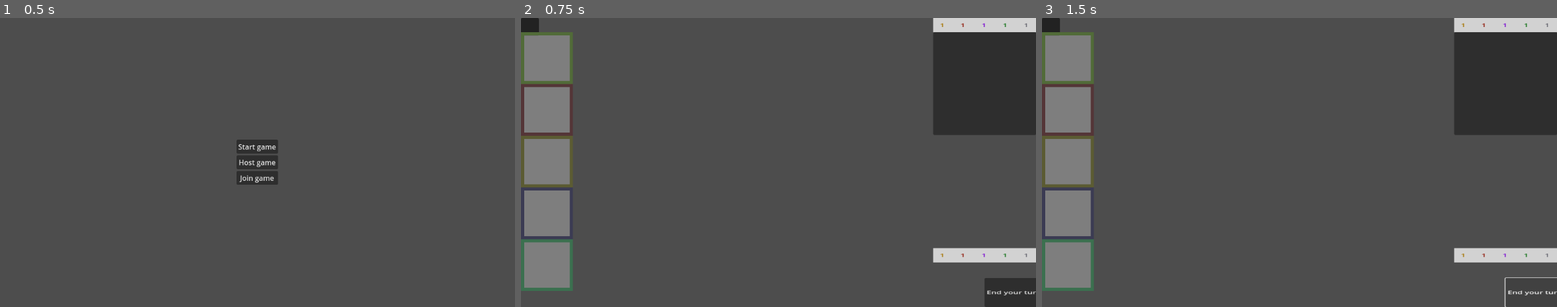
Above: before the commit, frames 1-3 (left to right).
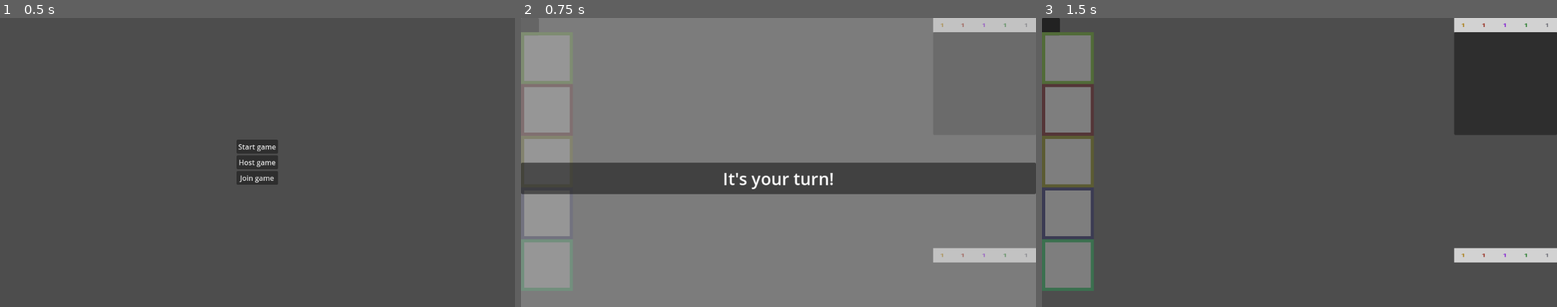
Above: after the commit, the same moments.

Repository: EVKoene/fiber
Game: Godot game, scene res://MainMenu.tscn
The game is run twice, just before and just after one commit, with the same random seed, the same clock (stepped at 60 frames per second) and the same inputs.
Inputs (mouse positions are in pixels of both pictures, inside the frame that each line leads up to):
- Up to frame 1 (0.5 s): no input
- Up to frame 2 (0.75 s): click "Start game" at 0.5 s
- Up to frame 3 (1.5 s): click (1536, 292) at 1.25 s, where only the run before the commit has a clickable "End your turn!"

Frame 1 is identical in both runs. In frame 2, 82% of the frame differs, in the area x 0-100%, y 0-100%; in frame 3, 0.1%.
Error before the commit: Out of bounds get index '0' (on base: 'Dictionary') (res://map/BattleMap.gd:26)
Error after the commit: Out of bounds get index '0' (on base: 'Dictionary') (res://map/BattleMap.gd:47)

Commit message:
Add turns

Diff:
--- a/card/CardInPlay.gd
+++ b/card/CardInPlay.gd
@@ -33,6 +33,7 @@
 var max_font: int
 
 func _ready():
+	GameManager.cards_in_play[card_owner_id].append(self)
 	_load_card_properties()
 	_create_battle_stats()
 	_create_costs()
@@ -47,7 +48,7 @@
 	GameManager.ps_column_row[column][row].card_in_this_play_space = self
 
 
-func refresh_card():
+func refresh():
 	modulate = Color(1, 1, 1, 1)
 	exhausted = false
 
@@ -63,7 +64,7 @@
 
 
 func reset_card_stats():
-	refresh_card()
+	refresh()
 	_load_card_properties()
 	update_stats()
 
@@ -71,9 +72,18 @@
 func resolve_damage(damage) -> void:
 	if damage > 0:
 		shake()
+	if !GameManager.is_server:
+		return
+
 	battle_stats.change_health(-damage, -1)
-	# TODO: Add code to destroy card when health <= 0
 	update_stats()
+	if health < 0:
+		destroy()
+
+
+func destroy() -> void:
+	GameManager.cards_in_play[card_owner_id].erase(self)
+	queue_free()
 
 
 func shake() -> void:
--- a/card/DragNode.gd
+++ b/card/DragNode.gd
@@ -8,7 +8,7 @@
 
 
 func _get_drag_data(at_position: Vector2) -> CardInHand:
-	if card_owner_id != GameManager.player_id or !card_in_hand.can_pay_costs:
+	if !can_play_card_now():
 		return null
 
 	var card_preview: TextureRect = TextureRect.new()
@@ -20,3 +20,16 @@
 	set_drag_preview(card_preview)
 
 	return card_in_hand
+
+
+func can_play_card_now() -> bool:
+	if card_owner_id != GameManager.player_id:
+		return false
+	if !card_in_hand.can_pay_costs:
+		return false
+	if !GameManager.turn_manager.turn_actions_enabled:
+		return false
+	if GameManager.turn_manager.turn_owner_id != GameManager.player_id:
+		return false
+
+	return true
--- a/manager/GameManager.gd
+++ b/manager/GameManager.gd
@@ -5,10 +5,16 @@
 var p2_id: int
 var p1: Player
 var p2: Player
+
 var battle_map
 var resource_spaces := []
+var turn_manager: TurnManager
+
+# is_player_1 should always be the same as is_server, because the server will start the game and be
+# made player 1. For purposes of matching player_id for example I think it's cleaner to have them
+# be seperate values.
 var is_player_1 := false
-var player_id: int
+var player_id: int  # The player's own id
 var is_server := false
 
 var ps_column_row := {}
@@ -20,10 +26,10 @@
 
 var starting_draw: int = 3
 
-# cards_in_hand contains the two player ids as keys with an array containing all the the current
-# CardInHand nodes beloning to them.
+# cards_in_hand and cards_in_play contain the two player ids as keys with an array containing all
+# the the current card nodes beloning to them.
 var cards_in_hand := {}
-var turn_count := 0
+var cards_in_play := {}
 
 
 func player_from_id(p_id: int) -> Player:
@@ -39,6 +45,13 @@
 	return p
 
 
+func opposing_player_id(p_id: int) -> int:
+	if p_id == p1_id:
+		return p2_id
+	else:
+		return p1_id
+
+
 @rpc("call_local")
 func remove_card_from_hand(p_id: int, hand_index: int) -> void:
 	GameManager.cards_in_hand[p_id].remove_at(hand_index)
--- /dev/null
+++ b/manager/TurnManager.gd
@@ -0,0 +1,68 @@
+extends Node
+
+# This needs to be a scene instead of just a script because we need to export a number of vars
+# so both players can access them. Another option would be to put them in in the BattleMap scene
+# for example, but I prefer this for now.
+
+class_name TurnManager
+
+
+enum turn_stages { CARD_PLAYS, END_TURN, START_TURN }
+
+@export var turn_count := 0
+@export var turn_owner_id: int
+@export var turn_stage: int
+# Turn actions should be disabled whenever we don't want te player to be able to make a move,
+# basically whenever we're handling consequences of actions such as playing a card or starting the
+# turn
+@export var turn_actions_enabled := false
+@export var starting_turn_player_id: int
+
+
+func _ready():
+	GameManager.turn_manager = self
+
+
+@rpc("call_local")
+func show_start_turn_text() -> void:
+	GameManager.battle_map.show_text("It's your turn!")
+
+
+@rpc("any_peer", "call_local")
+func start_turn(player_id: int) -> void:
+	starting_turn_player_id = -1
+	turn_stage = turn_stages.START_TURN
+	turn_owner_id = player_id
+	var player := GameManager.player_from_id(player_id)
+	player.resources.refresh()
+	for c in GameManager.cards_in_play[player_id]:
+		c.refresh()
+	show_end_turn_button.rpc_id(player_id)
+	turn_actions_enabled = true
+
+
+@rpc("any_peer", "call_local")
+func end_turn(player_id: int) -> void:
+	assert(
+		GameManager.is_server,
+		str(
+			"Turn functions should only be executed by server. Was instead executed by player with
+			player_id ", player_id)
+	)
+
+	turn_actions_enabled = false
+	turn_stage = turn_stages.END_TURN
+	hide_end_turn_button.rpc_id(player_id)
+	var next_player_id: int = GameManager.opposing_player_id(player_id)
+	starting_turn_player_id = next_player_id
+	show_start_turn_text.rpc_id(next_player_id)
+
+
+@rpc("call_local")
+func show_end_turn_button() -> void:
+	GameManager.battle_map.end_turn_button.show()
+
+
+@rpc("call_local")
+func hide_end_turn_button() -> void:
+	GameManager.battle_map.end_turn_button.hide()
--- /dev/null
+++ b/manager/TurnManager.tscn
@@ -0,0 +1,26 @@
+[gd_scene load_steps=3 format=3 uid="uid://eljs0wtt2j78"]
+
+[ext_resource type="Script" path="res://manager/TurnManager.gd" id="1_rv2oc"]
+
+[sub_resource type="SceneReplicationConfig" id="SceneReplicationConfig_wadpw"]
+properties/0/path = NodePath(".:turn_count")
+properties/0/spawn = true
+properties/0/replication_mode = 1
+properties/1/path = NodePath(".:turn_owner_id")
+properties/1/spawn = true
+properties/1/replication_mode = 1
+properties/2/path = NodePath(".:turn_stage")
+properties/2/spawn = true
+properties/2/replication_mode = 1
+properties/3/path = NodePath(".:turn_actions_enabled")
+properties/3/spawn = true
+properties/3/replication_mode = 1
+properties/4/path = NodePath(".:starting_turn_player_id")
+properties/4/spawn = true
+properties/4/replication_mode = 1
+
+[node name="TurnManager" type="Node"]
+script = ExtResource("1_rv2oc")
+
+[node name="MultiplayerSynchronizer" type="MultiplayerSynchronizer" parent="."]
+replication_config = SubResource("SceneReplicationConfig_wadpw")
--- a/map/BattleMap.gd
+++ b/map/BattleMap.gd
@@ -3,23 +3,44 @@
 @onready var play_space_scene: PackedScene = preload("res://map/PlaySpace.tscn")
 @onready var card_scene: PackedScene = preload("res://card/CardInPlay.tscn")
 @onready var resource_bar_scene: PackedScene = preload("res://player/ResourceBar.tscn")
+@onready var turn_manager_scene: PackedScene = preload("res://manager/TurnManager.tscn")
+
 
 var map = MapDatabase.maps.BASE_MAP
 var map_data = MapDatabase.map_data[map]
+var end_turn_button: Button
+var instruction_container: PanelContainer
+var text_box: Panel
 
 
 func _ready():
+	GameManager.battle_map = self
 	_add_spawnable_scenes()
 	_create_battle_map()
 	_set_zoom_preview_position_and_size()
 	_set_end_turn_button()
 	_set_resource_bars_position_and_size()
-	GameManager.cards_in_hand[GameManager.p1_id] = []
-	GameManager.cards_in_hand[GameManager.p2_id] = []
+	_set_text_containers()
+	_set_cards_in_play_and_hand_dicts()
 	if multiplayer.is_server():
 		GameManager.is_server = true
-		GameManager.battle_map = self
+		_add_turn_managers()
 		_add_players()
+		_start_first_turn()
+
+
+func show_text(text_to_show: String) -> void:
+	$TextBox/Panel/Label.text = text_to_show
+	$TextBox.show()
+
+
+func _start_first_turn() -> void:
+	var first_player_id = [GameManager.p1_id, GameManager.p2_id].pick_random()
+	GameManager.turn_manager.hide_end_turn_button.rpc_id(
+		GameManager.opposing_player_id(first_player_id)
+	)
+	GameManager.turn_manager.starting_turn_player_id = first_player_id
+	GameManager.turn_manager.show_start_turn_text.rpc_id(first_player_id)
 
 
 func _add_players() -> void:
@@ -29,10 +50,16 @@
 	add_child(GameManager.p2)
 
 
+func _add_turn_managers() -> void:
+	var turn_manager = turn_manager_scene.instantiate()
+	add_child(turn_manager, true)
+
+
 func _add_spawnable_scenes() -> void:
 	$MultiplayerSpawner.add_spawnable_scene("res://map/PlaySpace.tscn")
 	$MultiplayerSpawner.add_spawnable_scene("res://card/CardInPlay.tscn")
 	$MultiplayerSpawner.add_spawnable_scene("res://card/CardInHand.tscn")
+	$MultiplayerSpawner.add_spawnable_scene("res://manager/TurnManager.tscn")
 
 
 func _create_battle_map() -> void:
@@ -104,6 +131,7 @@
 	$EndTurnButton.position.y = MapSettings.total_screen.y - MapSettings.total_screen.y / 10
 	MapSettings.end_turn_button_size = $EndTurnButton.size
 	$EndTurnButton.text = "End your turn!"
+	end_turn_button = $EndTurnButton
 
 
 func _set_zoom_preview_position_and_size() -> void:
@@ -145,3 +173,34 @@
 	GameManager.resource_bar_p2 = rb_2
 	add_child(rb_1)
 	add_child(rb_2)
+
+
+func _set_text_containers() -> void:
+	$InstructionContainer.scale.x *= (MapSettings.play_space_size.x * 2) / $InstructionContainer.size.x
+	$InstructionContainer.scale.y *= (MapSettings.total_screen.y / 5) / $InstructionContainer.size.y
+	$InstructionContainer.position.x = MapSettings.total_screen.x - MapSettings.play_space_size.x * 2
+	$InstructionContainer.position.y = MapSettings.total_screen.y * 0.6
+	instruction_container = $InstructionContainer
+
+	$TextBox.scale *= MapSettings.total_screen / $TextBox.size
+	text_box = $TextBox
+
+
+func _set_cards_in_play_and_hand_dicts() -> void:
+	GameManager.cards_in_hand[GameManager.p1_id] = []
+	GameManager.cards_in_play[GameManager.p1_id] = []
+	GameManager.cards_in_hand[GameManager.p2_id] = []
+	GameManager.cards_in_play[GameManager.p2_id] = []
+
+
+func _on_end_turn_button_pressed():
+	GameManager.turn_manager.end_turn.rpc_id(GameManager.p1_id, GameManager.player_id)
+
+
+func _input(_event):
+	if (
+		Input.is_action_just_pressed("ui_accept") or Input.is_mouse_button_pressed(MOUSE_BUTTON_LEFT)
+		and GameManager.turn_manager.starting_turn_player_id == GameManager.player_id
+	):
+		$TextBox.hide()
+		GameManager.turn_manager.start_turn.rpc_id(GameManager.p1_id, GameManager.player_id)
--- a/map/BattleMap.tscn
+++ b/map/BattleMap.tscn
@@ -1,11 +1,51 @@
-[gd_scene load_steps=4 format=3 uid="uid://dwqensucdc5ig"]
+[gd_scene load_steps=7 format=3 uid="uid://dwqensucdc5ig"]
 
 [ext_resource type="Script" path="res://map/BattleMap.gd" id="1_tqi70"]
 [ext_resource type="PackedScene" uid="uid://c6a7g6p6nipw5" path="res://player/ZoomPreview.tscn" id="2_8tgqr"]
 [ext_resource type="Script" path="res://player/ResourceBar.gd" id="3_ox48p"]
 
+[sub_resource type="StyleBoxFlat" id="StyleBoxFlat_lndr4"]
+bg_color = Color(0.694118, 0.694118, 0.694118, 0.470588)
+
+[sub_resource type="LabelSettings" id="LabelSettings_dsdyx"]
+font_size = 38
+
+[sub_resource type="StyleBoxFlat" id="StyleBoxFlat_jiecs"]
+bg_color = Color(0.219501, 0.219501, 0.219501, 1)
+
 [node name="BattleMap" type="Node2D"]
 script = ExtResource("1_tqi70")
+
+[node name="TextBox" type="Panel" parent="."]
+visible = false
+z_index = 99
+offset_right = 1153.0
+offset_bottom = 645.0
+theme_override_styles/panel = SubResource("StyleBoxFlat_lndr4")
+
+[node name="Panel" type="Panel" parent="TextBox"]
+layout_mode = 1
+anchors_preset = 14
+anchor_top = 0.5
+anchor_right = 1.0
+anchor_bottom = 0.5
+offset_bottom = 70.0
+grow_horizontal = 2
+grow_vertical = 2
+
+[node name="Label" type="Label" parent="TextBox/Panel"]
+layout_mode = 1
+anchors_preset = 14
+anchor_top = 0.5
+anchor_right = 1.0
+anchor_bottom = 0.5
+offset_top = -26.5
+offset_bottom = 26.5
+grow_horizontal = 2
+grow_vertical = 2
+text = "It's your turn!"
+label_settings = SubResource("LabelSettings_dsdyx")
+horizontal_alignment = 1
 
 [node name="MultiplayerSpawner" type="MultiplayerSpawner" parent="."]
 spawn_path = NodePath("..")
@@ -28,3 +68,18 @@
 offset_right = 40.0
 offset_bottom = 40.0
 script = ExtResource("3_ox48p")
+
+[node name="InstructionContainer" type="PanelContainer" parent="."]
+visible = false
+custom_minimum_size = Vector2(40, 40)
+offset_left = 649.0
+offset_top = 509.0
+offset_right = 689.0
+offset_bottom = 549.0
+theme_override_styles/panel = SubResource("StyleBoxFlat_jiecs")
+
+[node name="InstructionText" type="Label" parent="InstructionContainer"]
+layout_mode = 2
+text = "Test"
+
+[connection signal="pressed" from="EndTurnButton" to="." method="_on_end_turn_button_pressed"]
--- a/map/PlaySpace.gd
+++ b/map/PlaySpace.gd
@@ -21,7 +21,6 @@
 var attributes: Array = []
 var contest_space: bool
 var border_style: StyleBox
-var play_space_owner_id := -1
 var card_in_this_play_space: CardInPlay
 
 
@@ -30,6 +29,8 @@
 	position = _calc_position()
 	_set_play_space_attributes()
 	set_border()
+
+
 func set_border() -> void:
 	if Collections.play_space_attributes.DRAW_CARD_SPACE in attributes:
 		border_style = Styling.draw_card_space_border
@@ -94,23 +95,11 @@
 	# If we want to enable multiple maps, we should load id it as an export var in this script
 	attributes = MapDatabase.get_play_space_attributes(MapDatabase.maps.BASE_MAP, self)
 
-	if Collections.play_space_attributes.P1_START_SPACE in attributes:
-		play_space_owner_id = GameManager.p1_id
-	if Collections.play_space_attributes.P2_START_SPACE in attributes:
-		play_space_owner_id = GameManager.p2_id
 	if (
 		Collections.play_space_attributes.RESOURCE_SPACE in attributes
 		or Collections.play_space_attributes.DRAW_CARD_SPACE in attributes
-		):
+	):
 		GameManager.resource_spaces.append(self)
-
-
-func _set_contest_space() -> void:
-	if (
-		Collections.play_space_attributes.DRAW_CARD_SPACE in attributes
-		or Collections.play_space_attributes.RESOURCE_SPACE in attributes
-	) and play_space_owner_id == -1:
-		contest_space = true
 
 
 func _calc_position() -> Vector2:
--- a/player/Resources.gd
+++ b/player/Resources.gd
@@ -3,11 +3,11 @@
 class_name Resources
 
 
-var gold := 1
-var animal := 1
-var magic := 1
-var nature := 1
-var robot := 1
+var gold := 0
+var animal := 0
+var magic := 0
+var nature := 0
+var robot := 0
 var resources_owner_id: int
 
 
@@ -63,16 +63,17 @@
 	_update_resource_dependencies()
 
 
-func reset() -> void:
+func refresh() -> void:
 	animal = 0
 	magic = 0
 	nature = 0
 	robot = 0
-	_update_resource_dependencies()
-	if GameManager.turn_count == 2:
+	if GameManager.turn_manager.turn_count == 2:
 		gold = 2
 	else:
 		gold = 1
+	add_resources_from_spaces()
+	_update_resource_dependencies()
 
 
 func gold_needed(costs: Costs) -> int:
@@ -83,6 +84,24 @@
 			deficiency -= resources_minus_costs
 
 	return deficiency
+
+
+func add_resources_from_spaces() -> void:
+	for ps in GameManager.resource_spaces:
+		if !ps.card_in_this_play_space:
+			continue
+
+		var c: CardInPlay = ps.card_in_this_play_space
+		if c.fabrication or c.card_owner_id != resources_owner_id:
+			continue
+
+		if len(c.factions) < 1:
+			assert(false, str("Can't find factions for ", c.card_name, " to add resources"))
+		if len(c.factions) == 1:
+			add_resource(c.factions[0], 2)
+		if len(c.factions) > 1:
+			for f in c.factions:
+				add_resource(f, 1)
 
 
 func get_resources() -> Dictionary:
